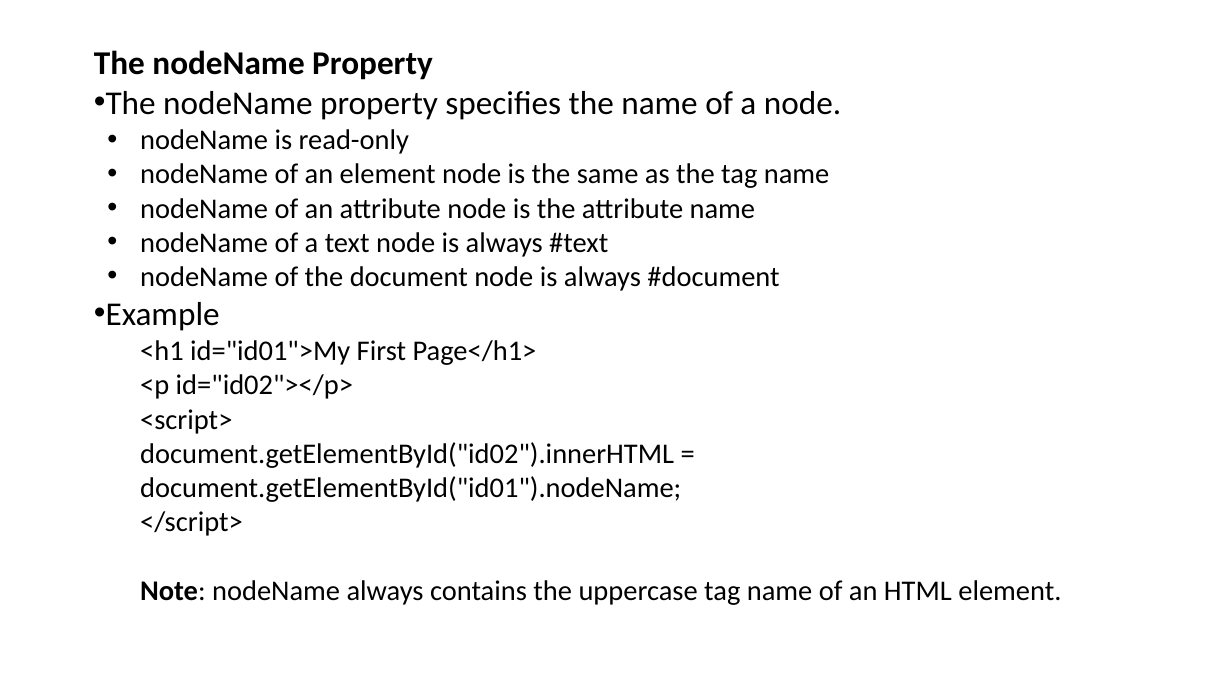
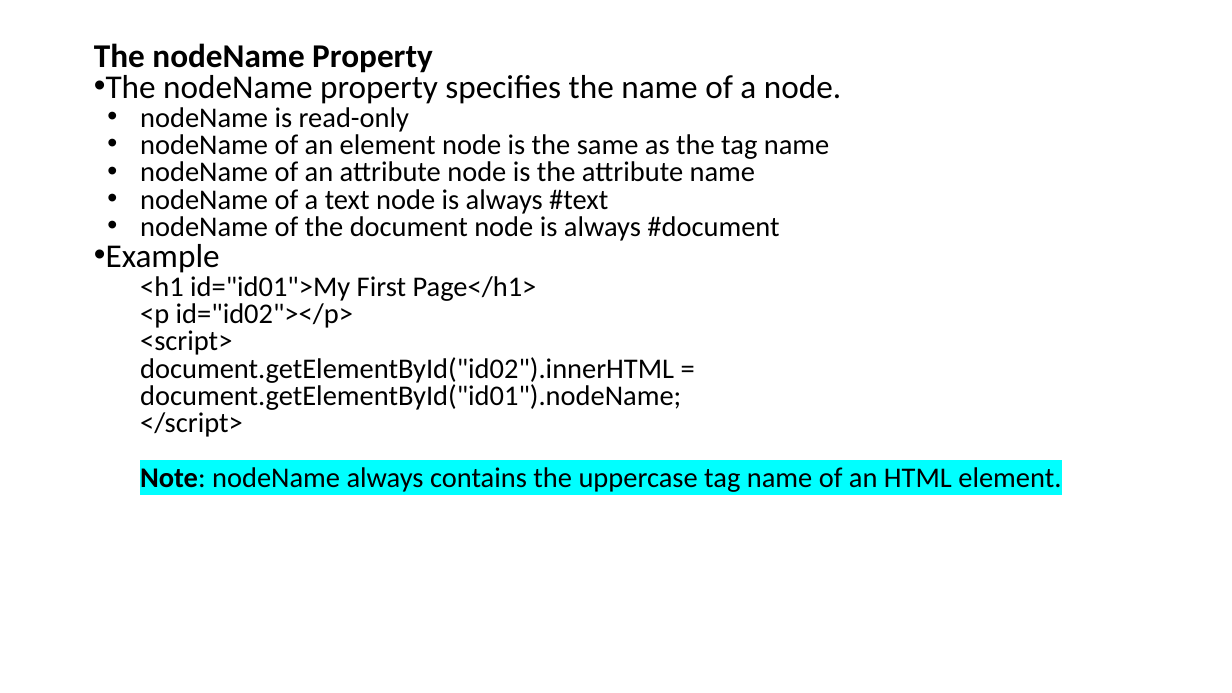
Before and after one commit to Khushi130404/Web-Lab, a slide deck: slide 21 of bwp_study/DOM.pptx. Drawn at 1232x693 pixels with LibreOffice and Linux fonts; fonts in the diff are those of the drawing. Boxes give left, top, right and bottom in pixels: in the first picture for what was removed or moved away, otherwise in the second. Text is boxed around its words. In the diff, an @@ line names an element or a change of style, - is before the commit and + after.

```diff
--- a/bwp_study/DOM.pptx
+++ b/bwp_study/DOM.pptx
@@ text "The nodeName Property" at (94, 43, 1061, 492): highlight none to #00FFFF in "Note: nodeName always contains the uppercase tag ..."; line spacing 0.9 to 0.8 @@
```
Also in this commit, not shown: 6 other files.
